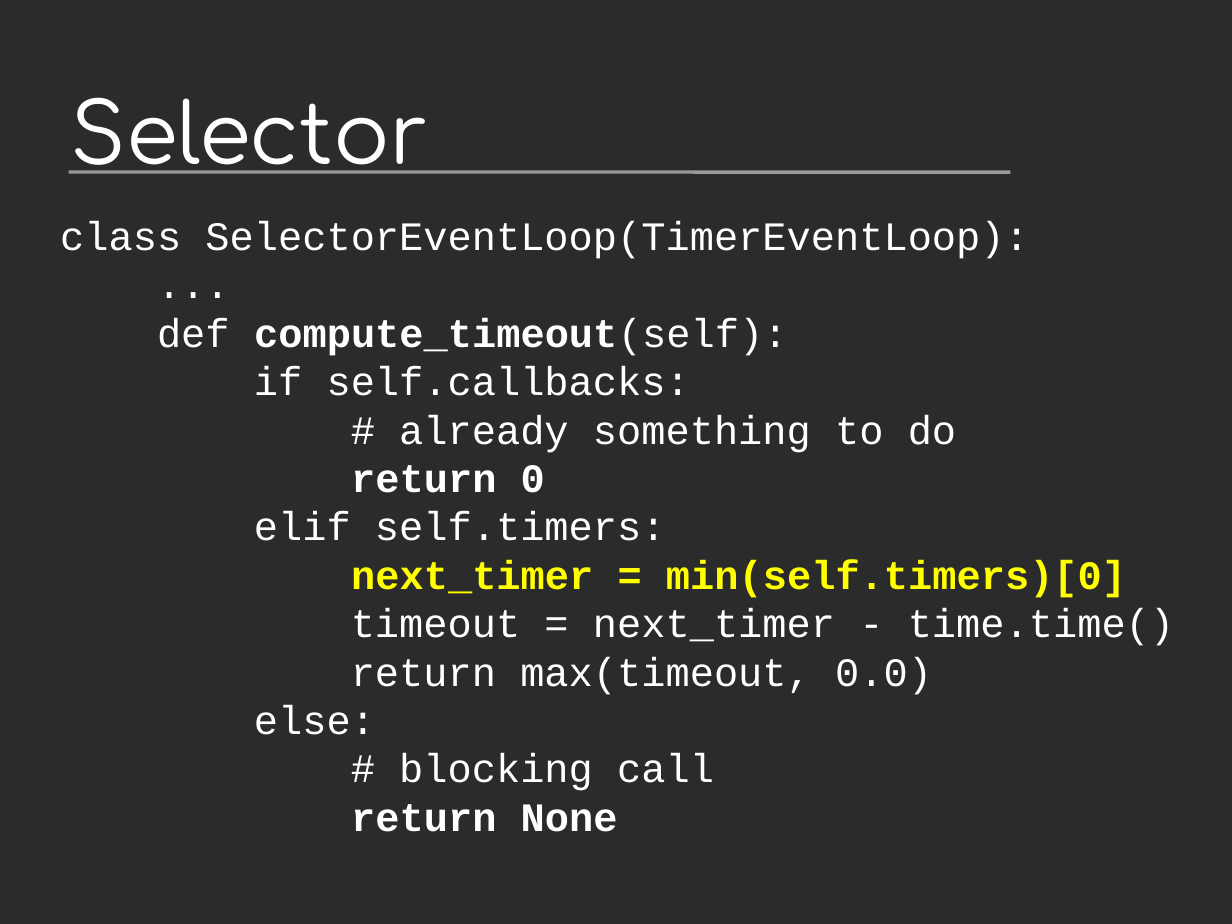
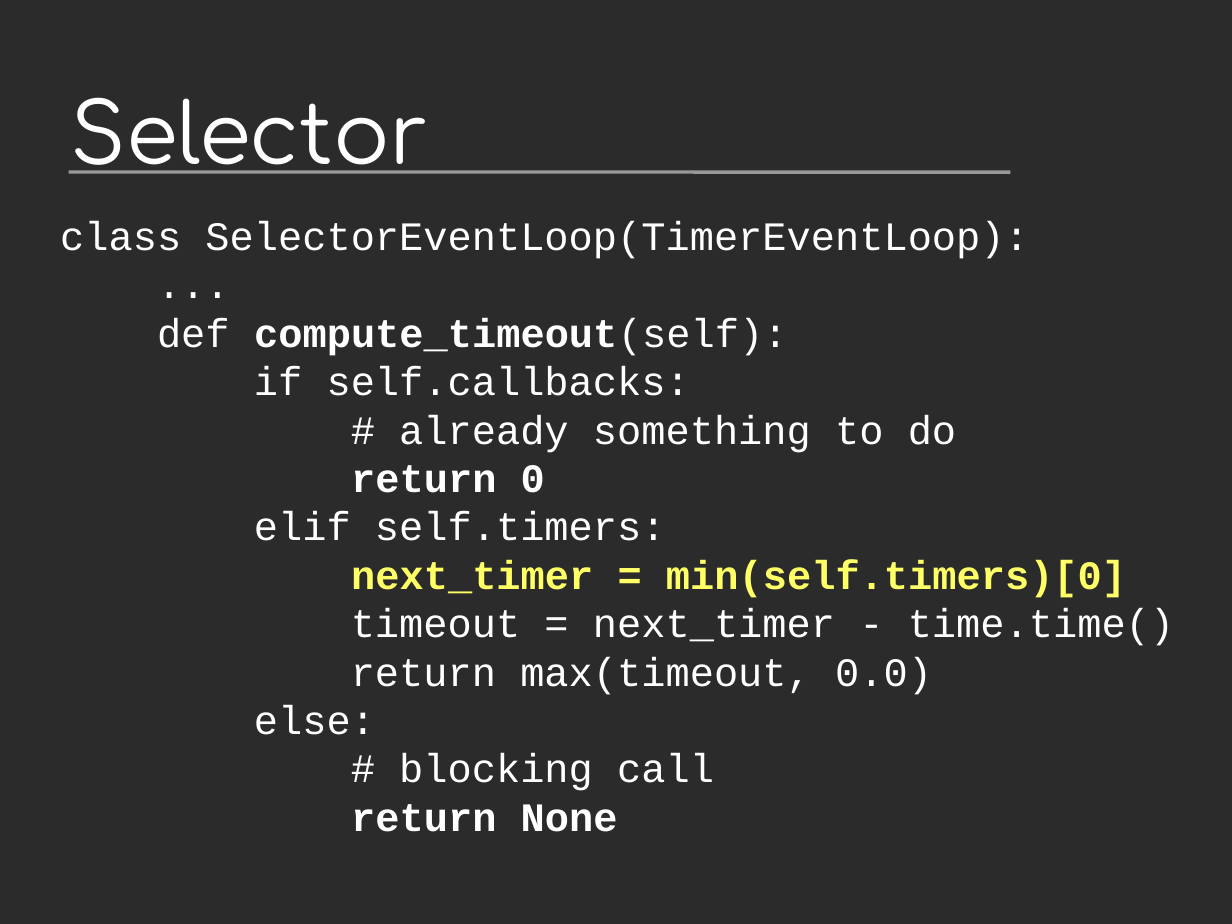
Before and after one commit to vstinner/talks, a slide deck: slide 19 of 2014-Pycon-Lyon/asyncio.odp. Drawn at 1232x924 pixels with LibreOffice and Linux fonts; fonts in the diff are those of the drawing; background and template pictures are left out; a plain dark background stands for a picture behind light text. Boxes give left, top, right and bottom in pixels: in the first picture for what was removed or moved away, otherwise in the second. Text is boxed around its words. In the diff, an @@ line names an element or a change of style, - is before the commit and + after.

```diff
--- a/2014-Pycon-Lyon/asyncio.odp
+++ b/2014-Pycon-Lyon/asyncio.odp
@@ text at (351,560,1174,646): text colour #FFFF00 to #FFFF66 in "next_timer = min(self.timers)[0]" @@
```
Also in this commit, not shown: 12 other slides changed, 1 slide added, 2 other files.
